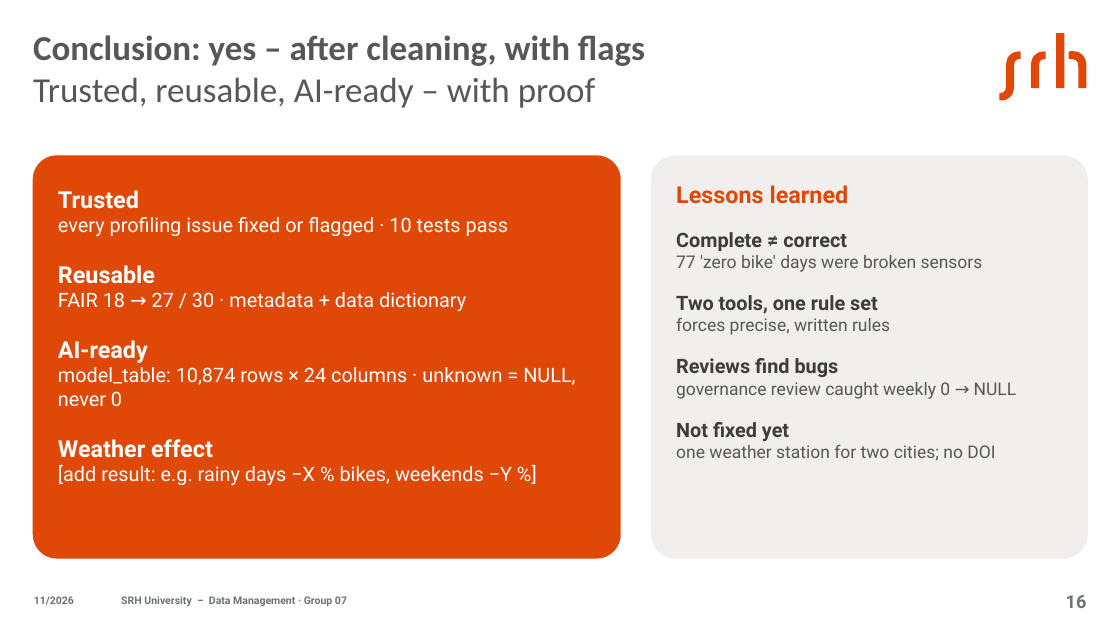
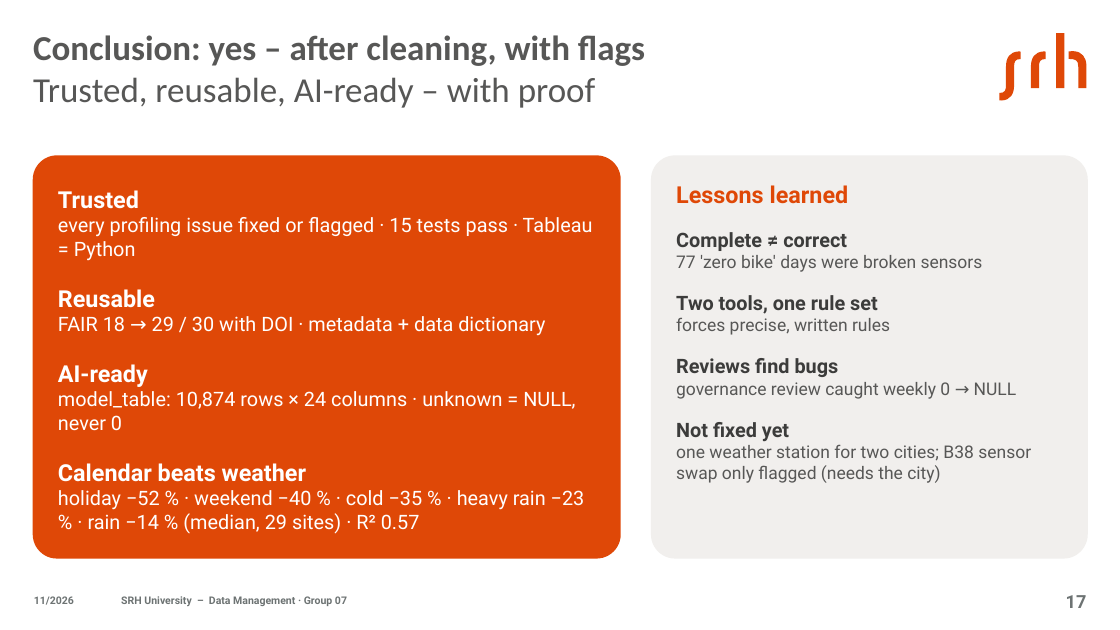
Before and after one commit to jasmeetkaurpelia/dm-project-group-07, a slide deck: slide 17 of slides/DM_Group07_Presentation.pptx (slide 16 before the commit). Drawn at 1120x630 pixels with LibreOffice and Linux fonts; fonts in the diff are those of the drawing. Boxes give left, top, right and bottom in pixels: in the first picture for what was removed or moved away, otherwise in the second. Text is boxed around its words. In the diff, an @@ line names an element or a change of style, - is before the commit and + after.

```diff
--- a/slides/DM_Group07_Presentation.pptx
+++ b/slides/DM_Group07_Presentation.pptx
@@ text at (58,217,593,261): text changed @@
-every profiling issue fixed or flagged · 10 tests pass
+every profiling issue fixed or flagged · 15 tests pass · Tableau = Python
@@ text at (58,316,545,336): text changed @@
-FAIR 18 → 27 / 30 · metadata + data dictionary
+FAIR 18 → 29 / 30 with DOI · metadata + data dictionary
@@ text at (676,445,1031,483): text changed @@
-one weather station for two cities; no DOI
+one weather station for two cities; B38 sensor swap only flagged (needs the city)
@@ text at (58,463,585,534): text changed @@
-Weather effect
-[add result: e.g. rainy days −X % bikes, weekends −Y %]
+Calendar beats weather
+holiday −52 % · weekend −40 % · cold −35 % · heavy rain −23 % · rain −14 % (median, 29 sites) · R² 0.57
@@ page number at (1066,595,1087,608): text changed @@
-16
+17
```
Also in this commit, not shown: 12 other slides changed, 3 slides added, 1 slide removed.
